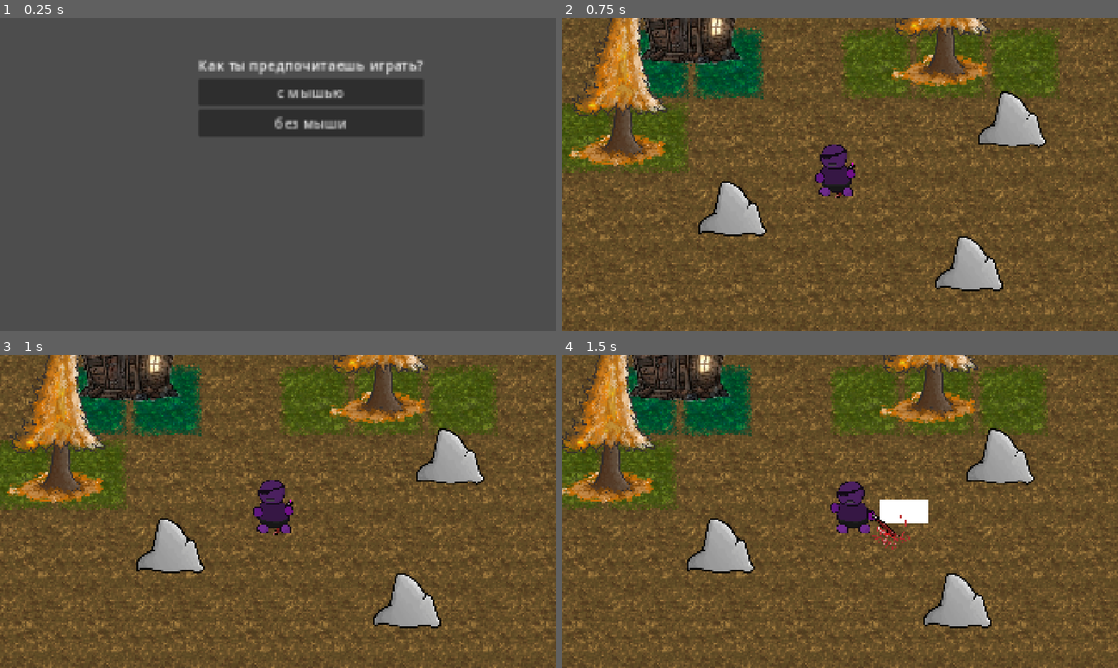
Above: before the commit, frames 1-4 (two rows, left to right).
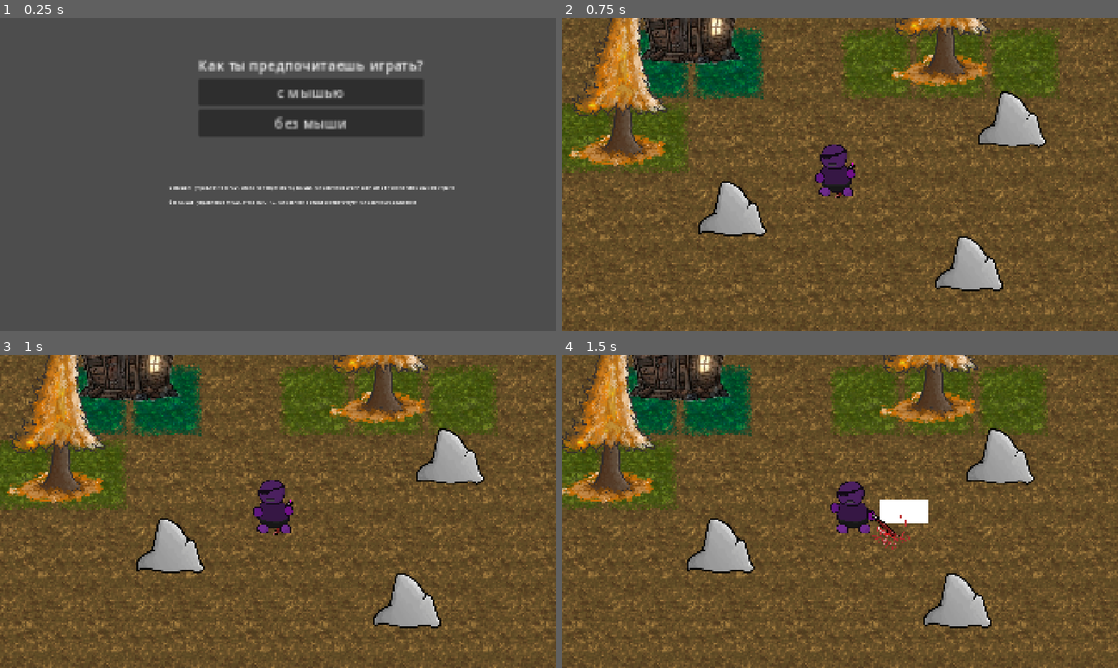
Above: after the commit, the same moments.

Repository: rew3es/the-remaining-cataclysms
Game: Godot game, scene res://levels/choise control/control.tscn
Two runs of this game, one before a commit and one after it. Both use one fixed random seed, a clock stepped at 60 frames per second and the inputs below.
Inputs (mouse positions are in pixels of both pictures, inside the frame that each line leads up to):
- Up to frame 1 (0.25 s): no input
- Up to frame 2 (0.75 s): click "с мышью" at 0.5 s
- Up to frame 3 (1 s): no input
- Up to frame 4 (1.5 s): move the mouse to (962, 495) at 1.27 s; press the mouse at (962, 495) at 1.28 s; hold D (move_player_right) from 1.28 s (still down)

The runs differ from the first frame. In frame 1, 0.9% of the frame differs, in the area x 30-82%, y 53-60%; in frame 2, nothing differs; in frame 3, nothing differs; in frame 4, nothing differs.

Commit message:
Add some lable

Diff:
--- a/levels/choise control/control.tscn
+++ b/levels/choise control/control.tscn
@@ -27,3 +27,12 @@
 layout_mode = 2
 text = "без мыши
 "
+
+[node name="Label" type="Label" parent="." unique_id=2025175695]
+offset_left = 584.0
+offset_top = 572.0
+offset_right = 1569.0
+offset_bottom = 647.0
+text = "с мышью - управление WASD , атака на левую кнопку мыши. направление атаки зависит от положения мыши на экране
+
+без мыши - управление WASD, атака на CTRL, направление атаки соответствует направлению движения"
